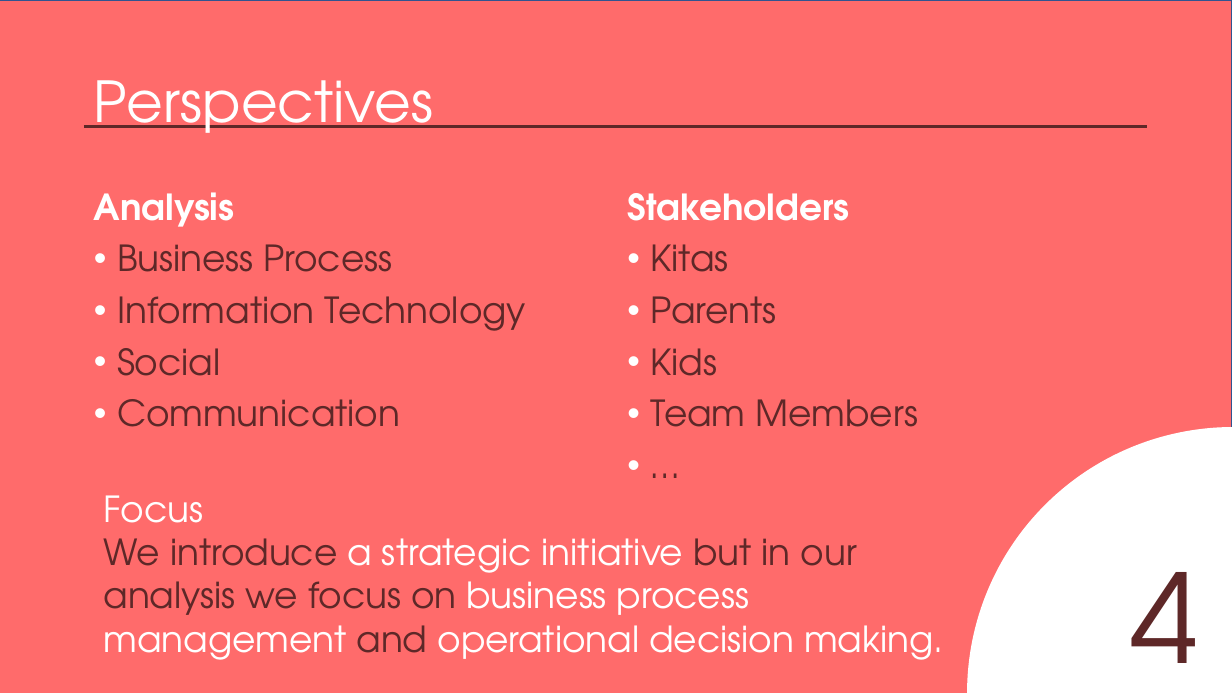
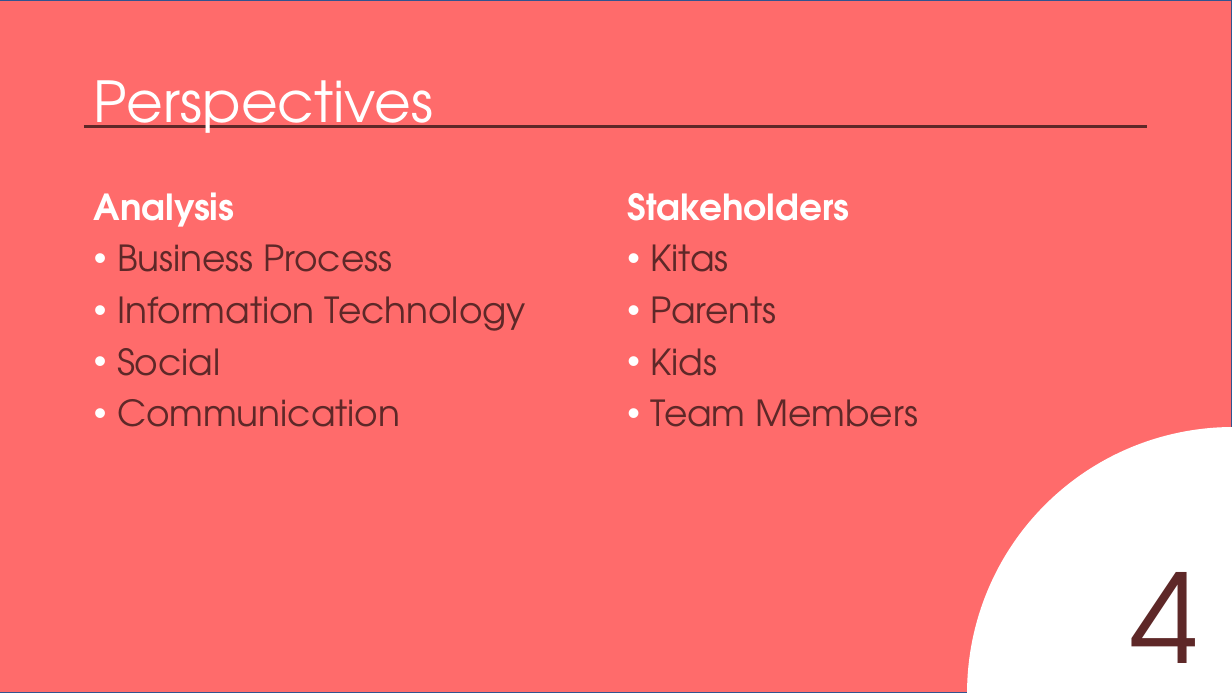
Before and after one commit to AgileBusinessAnalysis/10_TEAM, a slide deck: slide 7 of Initial_Pitch.pptx (slide 8 before the commit). Drawn at 1232x693 pixels with LibreOffice and Linux fonts; fonts in the diff are those of the drawing. Boxes give left, top, right and bottom in pixels: in the first picture for what was removed or moved away, otherwise in the second. Text is boxed around its words. In the diff, an @@ line names an element or a change of style, - is before the commit and + after.

```diff
--- a/Initial_Pitch.pptx
+++ b/Initial_Pitch.pptx
@@ text at [627,193,918,427]: paragraph removed @@
-• …
@@ text removed at [104,495,943,660] @@
-Focus
-We introduce a strategic initiative but in our analysis we focus on business process management and operational decision making.
```
Also in this commit, not shown: 3 other slides changed, 1 slide removed.
